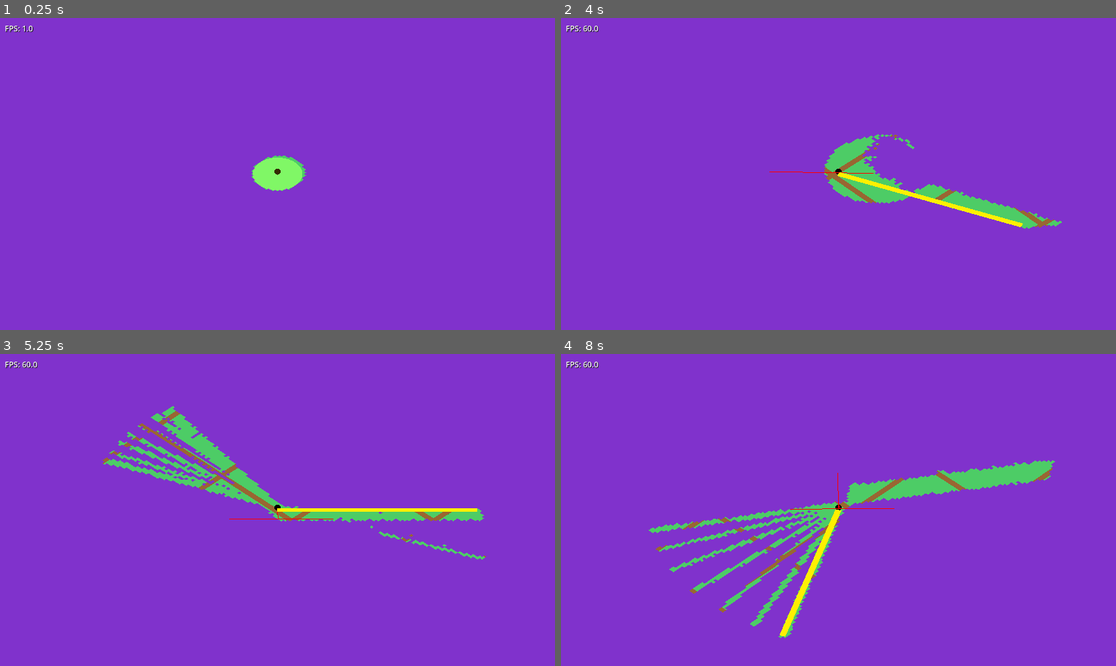
Above: before the commit, frames 1-4 (two rows, left to right).
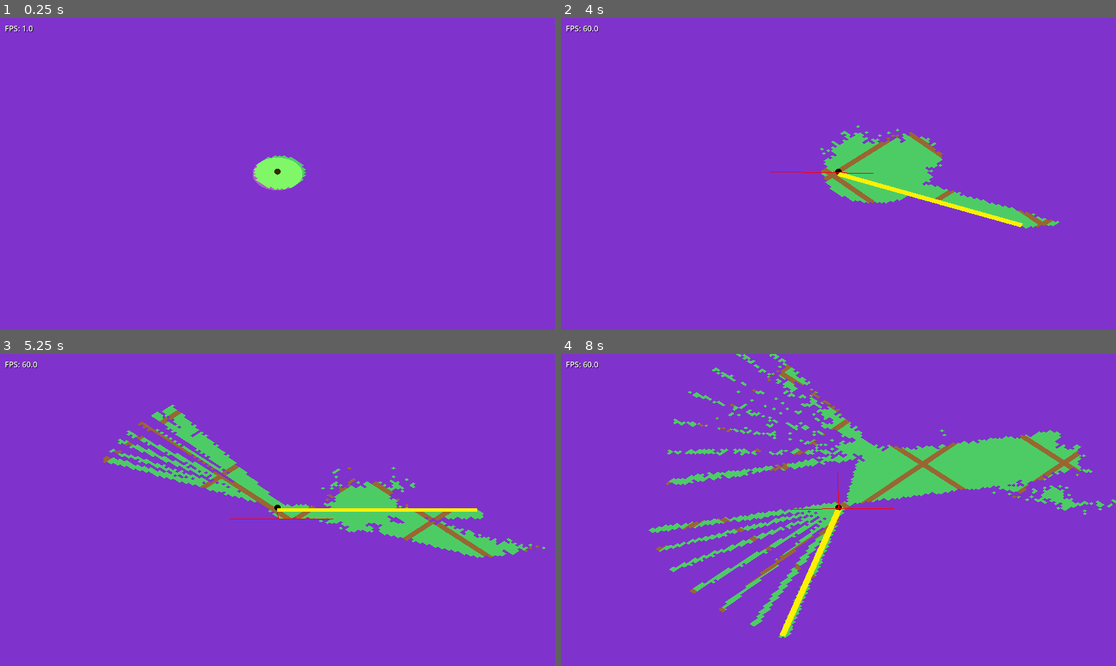
Above: after the commit, the same moments.

Repository: emersonh16/dastardlyfuck
Game: Godot game, scene res://scenes/test/test_miasma.tscn
Two runs of this game, one before a commit and one after it. Both use one fixed random seed, a clock stepped at 60 frames per second and the inputs below.
Inputs (mouse positions are in pixels of both pictures, inside the frame that each line leads up to):
- Up to frame 1 (0.25 s): no input
- Up to frame 2 (4 s): tap Enter at 0.5 s; move the mouse to (960, 158) at 0.52 s; hold Right (ui_right) 0.53-1.25 s; tap 1 at 0.6 s; click (960, 158) at 0.67 s; drag from (727, 189) to (810, 236) at 1.27 s; move the mouse to (894, 105) at 2.02 s; hold Right (ui_right) 2.03-2.75 s; tap 3 at 2.1 s; drag from (810, 236) to (672, 127) at 2.77 s; move the mouse to (1005, 220) at 3.52 s; hold Left (ui_left) from 3.53 s (still down); tap 5 at 3.6 s
- Up to frame 3 (5.25 s): release Left (ui_left) at 4.25 s; drag from (111, 463) to (194, 432) at 4.27 s; move the mouse to (305, 510) at 5.02 s; hold Down (ui_down) from 5.03 s (still down); hold E from 5.03 s (still down); click (305, 510) at 5.17 s
- Up to frame 4 (8 s): release Down (ui_down) at 5.75 s; release E at 5.75 s; drag from (755, 432) to (727, 525) at 5.77 s; move the mouse to (960, 494) at 6.52 s; hold Up (ui_up) 6.53-7.25 s; hold F 6.53-7.25 s; drag from (727, 525) to (810, 572) at 7.27 s

The runs differ from the first frame. In frame 1, less than 0.1% of the frame differs, in the area x 45-53%, y 47-56%; in frame 2, 2.0%; in frame 3, 4.2%; in frame 4, 6.7%, in the area x 18-100%, y 0-52%.

Commit message:
i need peace, 60fps kinda clunky

Diff:
--- a/scripts/managers/miasma_manager.gd
+++ b/scripts/managers/miasma_manager.gd
@@ -33,10 +33,11 @@
 # Wind manager reference
 var wind_manager: Node = null
 
-# Regrowth settings
+# Regrowth settings (match reference for gradual creep-in effect)
+# Key: Only boundary tiles regrow, creating gradual creep-in from edges
 const REGROW_DELAY: float = 1.0  # Seconds before cleared tiles can regrow
-const REGROW_CHANCE: float = 0.6  # Probability of regrowth per check
-const REGROW_BUDGET: int = 512  # Max tiles to check for regrowth per frame
+const REGROW_CHANCE: float = 0.6  # Probability of regrowth per check (60% chance)
+const REGROW_BUDGET: int = 8  # Max tiles to regrow per frame (very low for gradual creep-in from edges)
 const REGROW_SCAN_PAD: int = PAD * 4  # Padding for regrowth scan area
 
 # Offscreen behavior (in tiles)
@@ -277,7 +278,16 @@
 	# Scan frontier for regrowth candidates
 	# Match reference logic order: check boundary first, then area, then timing
 	# Frontier stores wind-relative coordinates
+	# OPTIMIZATION: Shuffle frontier keys to avoid processing adjacent tiles together
+	# This creates more natural, gradual creep-in instead of chunks
 	var frontier_keys = frontier.keys()
+	# Shuffle array to randomize processing order (prevents chunks)
+	for i in range(frontier_keys.size() - 1, 0, -1):
+		var j = randi() % (i + 1)
+		var temp = frontier_keys[i]
+		frontier_keys[i] = frontier_keys[j]
+		frontier_keys[j] = temp
+
 	for tile_pos in frontier_keys:
 		if budget <= 0 or scanned >= MAX_REGROW_SCAN_PER_FRAME:
 			break
--- a/scripts/renderers/miasma_renderer.gd
+++ b/scripts/renderers/miasma_renderer.gd
@@ -10,7 +10,10 @@
 # Track visible bounds to only rebuild when needed
 var _last_visible_bounds: Dictionary = {}
 var _last_wind_offset: Vector2 = Vector2.ZERO
+var _last_player_tile: Vector2i = Vector2i(0, 0)
 var wind_manager: Node = null
+const WIND_REBUILD_THRESHOLD: float = 1.0  # Rebuild when wind moves > 1 tile (was 0.1)
+const PLAYER_TILE_THRESHOLD: int = 2  # Rebuild when player moves > 2 tiles
 
 func _ready():
 	await get_tree().process_frame
@@ -70,20 +73,36 @@
 	if not miasma_manager or not mesh_instance:
 		return
 
-	# Get viewport info
-	var viewport = get_viewport()
-	if not viewport:
-		return
-
-	var camera = viewport.get_camera_3d()
-	if not camera:
-		return
-
 	# Get player position (sheet follows player, not camera)
 	var player_pos = miasma_manager.player_position
 	var player_ground = Vector3(player_pos.x, 0, player_pos.z)
 
+	# Quick early exit checks before expensive calculations
 	var tile_size = miasma_manager.get_tile_size()
+	var current_wind_offset = Vector2(miasma_manager.wind_offset_x, miasma_manager.wind_offset_z)
+	var wind_moved = current_wind_offset.distance_to(_last_wind_offset) >= WIND_REBUILD_THRESHOLD
+
+	# Check if player moved significantly (tile-based check is fast)
+	var player_tile_x = int(player_pos.x / tile_size)
+	var player_tile_z = int(player_pos.z / tile_size)
+	var current_player_tile = Vector2i(player_tile_x, player_tile_z)
+	var player_tile_delta = current_player_tile - _last_player_tile
+	var player_moved = abs(player_tile_delta.x) >= PLAYER_TILE_THRESHOLD or abs(player_tile_delta.y) >= PLAYER_TILE_THRESHOLD
+
+	# Early exit: if nothing significant changed, just update position
+	# (Wind advection is smooth, so small movements don't need mesh rebuild)
+	if not wind_moved and not player_moved:
+		global_position = player_ground
+		return
+
+	# Get viewport info (only do expensive calculations if we need to rebuild)
+	var viewport = get_viewport()
+	if not viewport:
+		return
+
+	var camera = viewport.get_camera_3d()
+	if not camera:
+		return
 
 	# Calculate visible world bounds by projecting screen corners to ground plane
 	# This accounts for isometric camera rotation - we only render what's actually visible
@@ -146,20 +165,14 @@
 		min_z -= padding
 		max_z += padding
 
-	# Check if bounds changed OR wind offset changed (wind moves miasma)
+	# Check if bounds changed (we already checked wind/player movement above)
 	var current_bounds = {"min_x": min_x, "max_x": max_x, "min_z": min_z, "max_z": max_z}
-	var current_wind_offset = Vector2(miasma_manager.wind_offset_x, miasma_manager.wind_offset_z)
-
 	var bounds_changed = current_bounds.hash() != _last_visible_bounds.hash()
-	var wind_changed = current_wind_offset.distance_to(_last_wind_offset) > 0.1  # Rebuild if wind moved > 0.1 tiles
-
-	if not bounds_changed and not wind_changed:
-		# Just update position, don't rebuild mesh
-		global_position = player_ground
-		return
-
+
+	# Update tracking variables
 	_last_visible_bounds = current_bounds
 	_last_wind_offset = current_wind_offset
+	_last_player_tile = current_player_tile
 
 	# Calculate tile bounds
 	var min_tile_x = int(min_x / tile_size)
